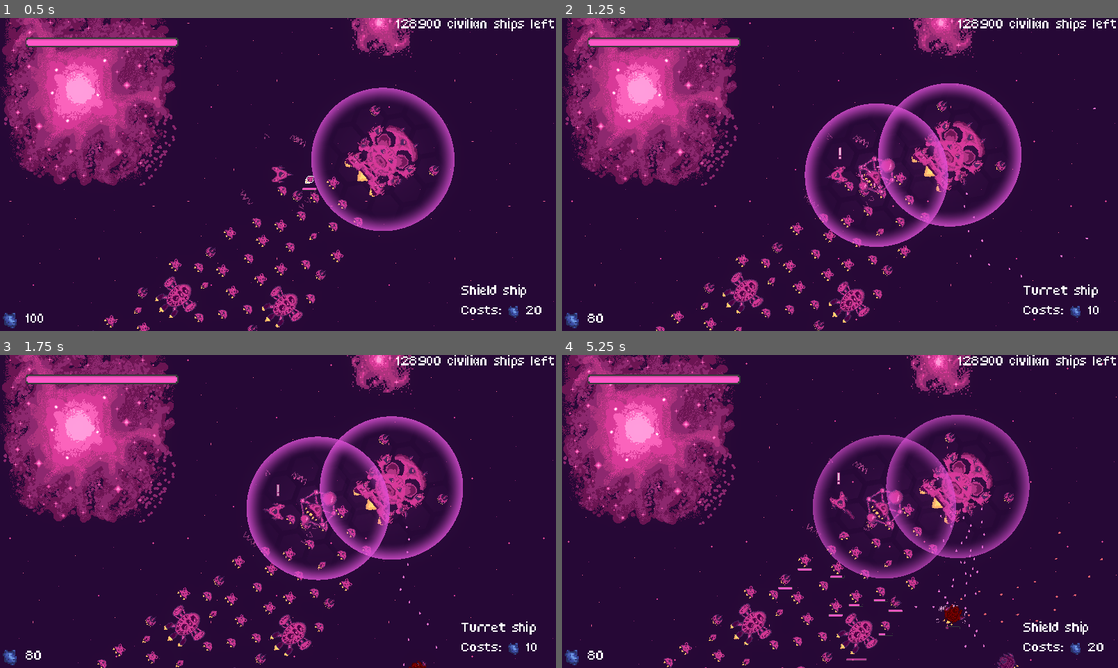
Above: before the commit, frames 1-4 (two rows, left to right).
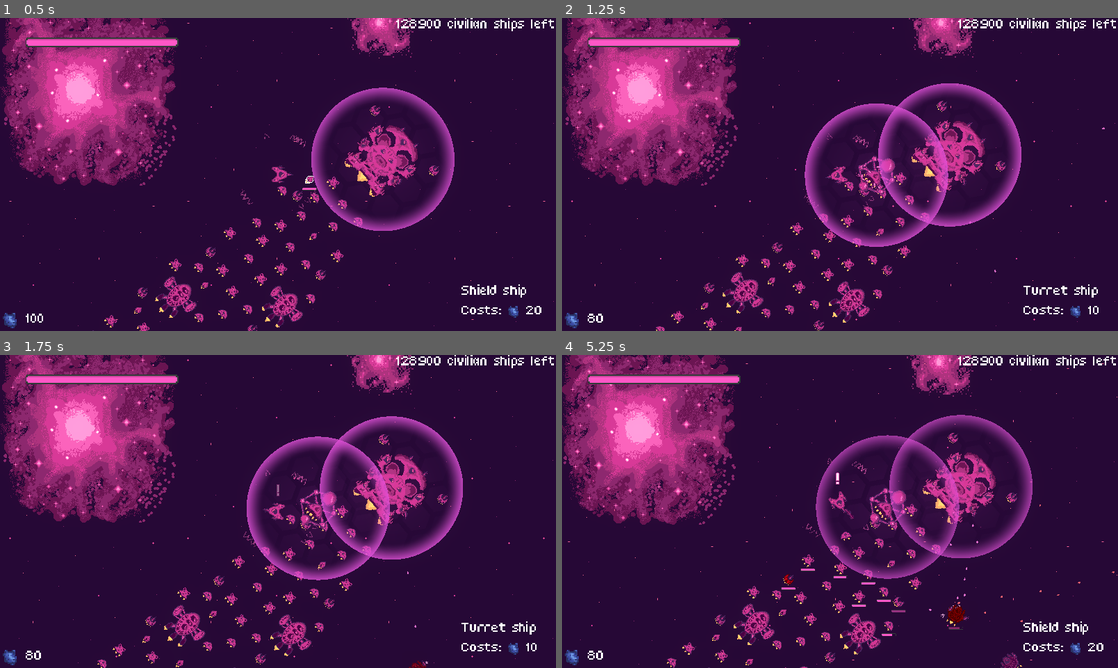
Above: after the commit, the same moments.

Repository: bear-minimum-studio/space-bear
Game: Godot game, scene res://Game.tscn
Two runs of this game, one before a commit and one after it. Both use one fixed random seed, a clock stepped at 60 frames per second and the inputs below.
Inputs:
- Up to frame 1 (0.5 s): no input
- Up to frame 2 (1.25 s): tap Enter (upgrade) at 0.5 s; hold Right (turn_right) from 0.53 s (still down); hold X (cycle_selection) from 0.53 s (still down)
- Up to frame 3 (1.75 s): release Right (turn_right) at 1.28 s; release X (cycle_selection) at 1.28 s; hold Ctrl (brake) from 1.28 s (still down); tap Down (decelerate) at 1.35 s
- Up to frame 4 (5.25 s): release Ctrl (brake) at 2.03 s; hold Right (turn_right) 2.03-2.78 s; hold Space (fire) 2.03-2.78 s; hold Up (accelerate) 2.78-3.53 s; tap C (follow_me) at 2.85 s; hold G (grappling_hook) 3.53-4.28 s; hold Left (turn_left) 3.53-5.03 s; tap X (cycle_selection) at 4.35 s; hold Ctrl (brake) from 5.03 s (still down); tap Down (decelerate) at 5.1 s

Frame 1 is identical in both runs. In frame 2, less than 0.1% of the frame differs, in the area x 49-98%, y 28-83%; in frame 3, less than 0.1%; in frame 4, 9.9%, in the area x 0-100%, y 0-100%.

Commit message:
refactor: extract turret logic to AbstractTurret

Diff:
--- /dev/null
+++ b/npc/AbstractTurret.gd
@@ -0,0 +1,44 @@
+extends Area2D
+
+@onready var collision_shape_2d = $CollisionShape2D
+
+enum TurretType { ENEMY, ALLY }
+@export var turret_type: TurretType = TurretType.ENEMY
+
+@export_range(0, PI, PI/32) var rotation_range: float = PI
+@export_range(0.1,10.0,0.1,"or_greater") var rotation_speed = 5.0
+
+@export_range(0.5,50.0) var shots_per_second = 5.0
+@onready var shooting_speed = 1.0 / shots_per_second
+var _reloading = false
+
+@onready var nozzle = $Nozzle
+@onready var default_rotation = rotation
+@onready var rotation_target: float = default_rotation
+
+var shooter : PhysicsBody2D = null
+
+# Clamps given angle to angle range:
+#   min : default_rotation - rotation_range
+#   max : default_rotation + rotation_range
+func _clamp_to_angle_range(angle: float) -> float:
+	var clamped_angle = fmod(angle - default_rotation, PI)
+	clamped_angle = clamp(clamped_angle, -rotation_range, rotation_range) + default_rotation
+	return clamped_angle
+
+# Checks if given angle is in angle range:
+#   min : default_rotation - rotation_range
+#   max : default_rotation + rotation_range
+func _is_in_angle_range(angle: float) -> bool:
+	var clamped_angle = fmod(angle - default_rotation, PI)
+	return -rotation_range <= clamped_angle and clamped_angle <= rotation_range
+
+func init(new_shooter: PhysicsBody2D) -> void:
+	shooter = new_shooter
+
+func _physics_process(delta):
+	_set_rotation_target()
+	rotation = lerp_angle(rotation, _clamp_to_angle_range(rotation_target), rotation_speed * delta)
+
+func _set_rotation_target():
+	pass
--- a/npc/Turret.tscn
+++ b/npc/AbstractTurret.tscn
@@ -1,18 +1,16 @@
-[gd_scene load_steps=4 format=3 uid="uid://boraidb6nocfq"]
+[gd_scene load_steps=4 format=3 uid="uid://q0w7bmvd5583"]
 
-[ext_resource type="Script" path="res://npc/Turret.gd" id="1_s1iw8"]
-[ext_resource type="Texture2D" uid="uid://dawessb8b5xl2" path="res://npc/tourelle.png" id="2_nviab"]
+[ext_resource type="Script" path="res://npc/AbstractTurret.gd" id="1_2j8rm"]
+[ext_resource type="Texture2D" uid="uid://dawessb8b5xl2" path="res://npc/tourelle.png" id="2_udw6o"]
 
 [sub_resource type="CircleShape2D" id="CircleShape2D_0uq2m"]
 resource_local_to_scene = true
 radius = 250.0
 
-[node name="Turret" type="Area2D"]
+[node name="AbstractTurret" type="Area2D"]
 collision_layer = 0
 collision_mask = 10
-script = ExtResource("1_s1iw8")
-bullet_spread = 10.0
-bullets_per_second = 12.0
+script = ExtResource("1_2j8rm")
 
 [node name="CollisionShape2D" type="CollisionShape2D" parent="."]
 shape = SubResource("CircleShape2D_0uq2m")
--- a/npc/AutoTurret.gd
+++ b/npc/AutoTurret.gd
@@ -1,5 +1,5 @@
 @tool
-extends "res://npc/Turret.gd"
+extends "res://npc/BulletTurret.gd"
 
 @export_range(0.0, 500.0, 10.0, "or_greater") var turret_range: float = 250.0 :
 	set(new_turret_range):
--- a/npc/AutoTurret.tscn
+++ b/npc/AutoTurret.tscn
@@ -1,13 +1,13 @@
-[gd_scene load_steps=4 format=3 uid="uid://dgesufvtht7nu"]
+[gd_scene load_steps=4 format=3 uid="uid://bxv62xakcfd44"]
 
-[ext_resource type="PackedScene" uid="uid://boraidb6nocfq" path="res://npc/Turret.tscn" id="1_a53qq"]
+[ext_resource type="PackedScene" uid="uid://c10cknng6utrw" path="res://npc/BulletTurret.tscn" id="1_bmnnh"]
 [ext_resource type="Script" path="res://npc/AutoTurret.gd" id="2_42wyu"]
 
 [sub_resource type="CircleShape2D" id="CircleShape2D_1dt3m"]
 resource_local_to_scene = true
 radius = 250.0
 
-[node name="Turret" instance=ExtResource("1_a53qq")]
+[node name="AutoTurret" instance=ExtResource("1_bmnnh")]
 script = ExtResource("2_42wyu")
 turret_range = 250.0
 
--- /dev/null
+++ b/npc/BulletTurret.gd
@@ -0,0 +1,34 @@
+extends "res://npc/AbstractTurret.gd"
+
+@export_range(0.0, 100.0) var bullet_spread = 0.0
+
+var bullet_spread_angle:
+	get: return (bullet_spread / 100) * PI / 2
+
+const bullet_type_scene = {
+	TurretType.ENEMY: preload("res://bullet/EnemyBullet.tscn"),
+	TurretType.ALLY: preload("res://bullet/PlayerBullet.tscn"),
+}
+
+var laser = preload("res://laser/Laser.tscn")
+
+@export_range(50.0,1000.0,50.0,"or_greater") var bullet_speed : float = 500.0
+
+
+func _set_rotation_target():
+	pass
+
+func shoot():
+	if _reloading:
+		return
+
+	var shooter_velocity = Helpers.get_velocity(shooter)
+	var imprecision = randf_range(-bullet_spread_angle, bullet_spread_angle)
+	var shooting_angle = global_rotation + imprecision
+
+	var new_bullet = bullet_type_scene[turret_type].instantiate()
+	new_bullet.init(nozzle.global_position, shooting_angle, shooter_velocity, bullet_speed)
+
+	_reloading = true
+	await get_tree().create_timer(shooting_speed).timeout
+	_reloading = false
--- /dev/null
+++ b/npc/BulletTurret.tscn
@@ -0,0 +1,16 @@
+[gd_scene load_steps=4 format=3 uid="uid://c10cknng6utrw"]
+
+[ext_resource type="PackedScene" uid="uid://q0w7bmvd5583" path="res://npc/AbstractTurret.tscn" id="1_d2kce"]
+[ext_resource type="Script" path="res://npc/BulletTurret.gd" id="2_4n7jk"]
+
+[sub_resource type="CircleShape2D" id="CircleShape2D_vx33a"]
+resource_local_to_scene = true
+radius = 250.0
+
+[node name="BulletTurret" instance=ExtResource("1_d2kce")]
+script = ExtResource("2_4n7jk")
+bullet_spread = 0.0
+bullet_speed = 500.0
+
+[node name="CollisionShape2D" parent="." index="0"]
+shape = SubResource("CircleShape2D_vx33a")
--- a/npc/Turret.gd
+++ /dev/null
@@ -1,104 +0,0 @@
-extends Area2D
-
-@onready var collision_shape_2d = $CollisionShape2D
-
-@export_range(0.0, 100.0) var bullet_spread = 0.0
-
-var bullet_spread_angle:
-	get: return (bullet_spread / 100) * PI / 2
-
-enum TurretType { ENEMY, ALLY }
-@export var turret_type: TurretType = TurretType.ENEMY
-
-const bullet_type_scene = {
-	TurretType.ENEMY: preload("res://bullet/EnemyBullet.tscn"),
-	TurretType.ALLY: preload("res://bullet/PlayerBullet.tscn"),
-}
-
-var laser = preload("res://laser/Laser.tscn")
-
-@export_range(0, PI, PI/32) var rotation_range: float = PI
-@export_range(0.1,10.0,0.1,"or_greater") var rotation_speed = 5.0
-
-@export_range(50.0,1000.0,50.0,"or_greater") var bullet_speed : float = 500.0
-
-@export_range(0.5,50.0) var bullets_per_second = 5.0
-@onready var shooting_speed = 1.0 / bullets_per_second
-var _reloading = false
-
-enum ProjectileType {
-	BULLET,
-	LASER
-}
-@export var projectile_type = ProjectileType.BULLET
-
-@onready var nozzle = $Nozzle
-
-@onready var default_rotation = rotation
-
-@onready var rotation_target: float = default_rotation
-
-var shooter : PhysicsBody2D = null
-
-# Clamps given angle to angle range:
-#   min : default_rotation - rotation_range
-#   max : default_rotation + rotation_range
-func _clamp_to_angle_range(angle: float) -> float:
-	var clamped_angle = fmod(angle - default_rotation, PI)
-	clamped_angle = clamp(clamped_angle, -rotation_range, rotation_range) + default_rotation
-	return clamped_angle
-
-# Checks if given angle is in angle range:
-#   min : default_rotation - rotation_range
-#   max : default_rotation + rotation_range
-func _is_in_angle_range(angle: float) -> bool:
-	var clamped_angle = fmod(angle - default_rotation, PI)
-	return -rotation_range <= clamped_angle and clamped_angle <= rotation_range
-
-func init(new_shooter: PhysicsBody2D) -> void:
-	shooter = new_shooter
-
-func _physics_process(delta):
-	_set_rotation_target()
-	rotation = lerp_angle(rotation, _clamp_to_angle_range(rotation_target), rotation_speed * delta)
-
-func _set_rotation_target():
-	pass
-
-func shoot():
-	if projectile_type == ProjectileType.BULLET:
-		_shoot_bullet()
-	else:
-		_shoot_laser()
-
-func _shoot_bullet():
-	if _reloading:
-		return
-
-	var shooter_velocity = Helpers.get_velocity(shooter)
-	var imprecision = randf_range(-bullet_spread_angle, bullet_spread_angle)
-	var shooting_angle = global_rotation + imprecision
-
-	var new_bullet = bullet_type_scene[turret_type].instantiate()
-	new_bullet.init(nozzle.global_position, shooting_angle, shooter_velocity, bullet_speed)
-
-	_reloading = true
-	await get_tree().create_timer(shooting_speed).timeout
-	_reloading = false
-
-# TODO take this stuff out, add parameters
-var _laser_reloading = false
-const LASER_RELOAD = 1
-func _shoot_laser():
-	if _laser_reloading:
-		return
-
-	var new_laser = laser.instantiate()
-	new_laser.range = collision_shape_2d.shape.radius
-	new_laser.global_rotation = self.global_rotation
-	new_laser.global_position = self.global_position
-	WorldReference.current_world.add_child(new_laser)
-
-	_laser_reloading = true
-	await get_tree().create_timer(LASER_RELOAD).timeout
-	_laser_reloading = false
--- a/player/Player.tscn
+++ b/player/Player.tscn
@@ -1,4 +1,4 @@
-[gd_scene load_steps=21 format=3 uid="uid://br6bfdr7gif8a"]
+[gd_scene load_steps=21 format=3]
 
 [ext_resource type="Script" path="res://player/Player.gd" id="1_rsmvc"]
 [ext_resource type="Texture2D" uid="uid://70g7bjidiut3" path="res://player/flammes.png" id="2_blk12"]
@@ -14,8 +14,8 @@
 [ext_resource type="PackedScene" uid="uid://b1a6w4bh4br5v" path="res://helpers/hurt-animation/HurtAnimation.tscn" id="12_uwy2g"]
 [ext_resource type="PackedScene" uid="uid://ba06loe142qwy" path="res://player/SelectionZone.tscn" id="13_n8rio"]
 [ext_resource type="PackedScene" uid="uid://g2uw1el2x1ea" path="res://hud/radar/PlayerRadar.tscn" id="14_fhr4g"]
-[ext_resource type="PackedScene" uid="uid://dgesufvtht7nu" path="res://npc/AutoTurret.tscn" id="15_5mq6c"]
-[ext_resource type="PackedScene" uid="uid://boraidb6nocfq" path="res://npc/Turret.tscn" id="15_du3jo"]
+[ext_resource type="PackedScene" uid="uid://cxjq1apgdatub" path="res://npc/AutoTurret.tscn" id="15_5mq6c"]
+[ext_resource type="PackedScene" uid="uid://cc4smfoyiddy0" path="res://npc/BulletTurret.tscn" id="15_du3jo"]
 [ext_resource type="PackedScene" uid="uid://djt0jq7486mc6" path="res://hud/UnderAttack.tscn" id="17_umsx8"]
 
 [sub_resource type="CapsuleShape2D" id="CapsuleShape2D_nobpd"]
Not shown: 1 places in npc/AbstractTurret.tscn that only renumber resources
